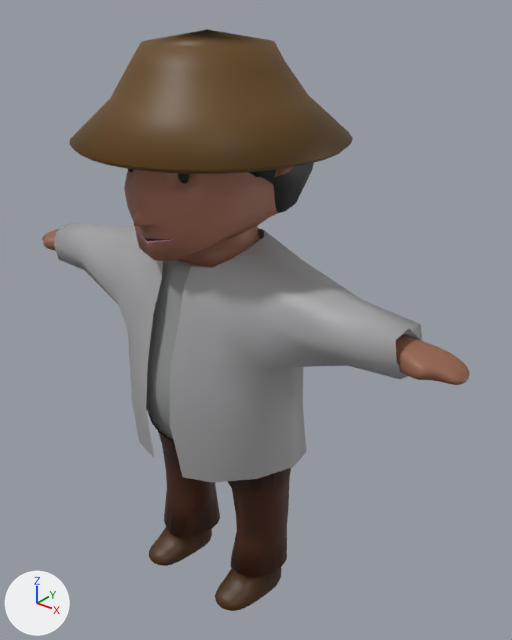
One commit to the Blender file game/characters/player/models/m/mc boy.blend: the scene before it, then after it.
Both versions are drawn from a 50 mm lens placed at (2.5, -2.87, 0.48), pointed at (0.13, 0.1, -1.36). Lighting does not change. The marker at lower left points along +X, +Y and +Z.

In view in the first picture: 'body', 'dress.001', 'hat', 'head'.
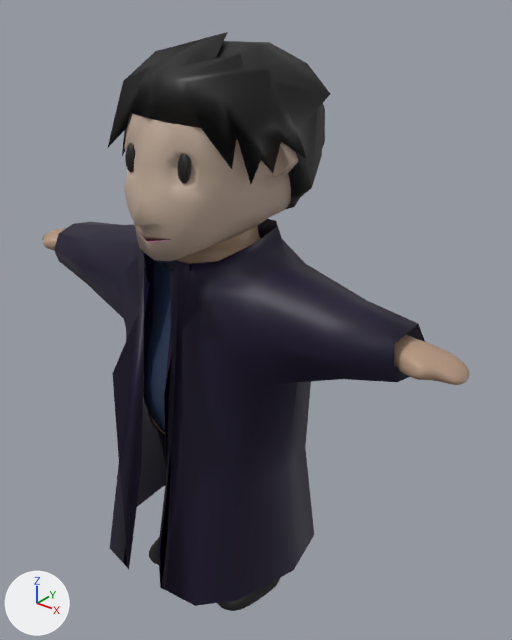
Commit message: delete mc boy1

What differs and where, as boxes [x1, y1, x2, y2] in the pictures (512 x 640 px):
'dress', added: after [54, 219, 425, 606]
'dress.001', deleted: before [54, 224, 422, 482]
'hat', deleted (brown): before [70, 29, 353, 213]
    faces in mat_material_001 (brown #64440e): [70, 29, 353, 174]
    faces in mat_hair (black #131313): [250, 163, 314, 213]
'body', recoloured: [42, 225, 470, 611] in both
'hair', added (black): after [108, 32, 330, 209]
'head', recoloured: [124, 113, 298, 261] in both

Patch to the scene script:
```diff
--- a/game/characters/player/models/m/mc boy.blend.py
+++ b/game/characters/player/models/m/mc boy.blend.py
@@ mat_skintone_001 @@
 mat_skintone_001 = principled_material('skintone.001')
-mat_skintone_001.base_color = (0.303, 0.125, 0.0719)  # brown #96634c
+mat_skintone_001.base_color = (0.458, 0.306, 0.21)  # beige #b4967e
@@ mat_shirt @@
 mat_shirt = principled_material('shirt')
-mat_shirt.base_color = (0.302, 0.311, 0.311)  # grey #959797
+mat_shirt.base_color = (0.0175, 0.0349, 0.0835)  # dark blue #243452
@@ mat_skintone_002 @@
 mat_skintone_002 = principled_material('skintone.002')
-mat_skintone_002.base_color = (0.359, 0.15, 0.0959)  # brown #a26c57
+mat_skintone_002.base_color = (0.517, 0.393, 0.308)  # beige #bea897
@@ mat_material_003 @@
+mat_material_003 = principled_material('Material.003')
+mat_material_003.base_color = (0.0, 0.0, 0.0)  # black #000000
@@ mat_coat @@
+mat_coat = principled_material('coat')
+mat_coat.base_color = (0.00658, 0.00165, 0.0254)  # dark purple #13052c
@@ me_cube_009 @@
+me_cube_009.from_pydata(...)  # 136 vertices, 124 faces; spans x -0.81..0.91, y -0.77..1.03, z -2.05..-0.35
+me_cube_009.polygons.foreach_set('use_smooth', [True] * 124)
+me_cube_009.materials.append(mat_material_003)  # black #000000
@@ me_cube_002 @@
+me_cube_002.from_pydata(...)  # 185 vertices, 149 faces; spans x -3.7..3.8, y -2.08..1.71, z -4.91..1.56
+me_cube_002.polygons.foreach_set('use_smooth', [True] * 149)
+me_cube_002.materials.append(mat_coat)  # dark purple #13052c
@@ ob_dress_001 @@
-ob_dress_001 = bpy.data.objects.new('dress.001', me_cube_003)
-ob_dress_001.location = (-0.023, -0.14, -1.465)
-ob_dress_001.scale = (0.561, 0.561, 0.561)
@@ ob_hat @@
-ob_hat = bpy.data.objects.new('hat', me_circle)
-ob_hat.location = (-0.03, -0.068, -0.301)
-ob_hat.scale = (0.703, 0.703, 0.703)
@@ ob_hair @@
+ob_hair = bpy.data.objects.new('hair', me_cube_009)
+ob_hair.location = (-0.008, -0.077, 0.427)
+ob_hair.scale = (0.572, 0.572, 0.572)
@@ ob_dress @@
+ob_dress = bpy.data.objects.new('dress', me_cube_002)
+ob_dress.location = (-0.004, -0.111, -1.264)
+ob_dress.scale = (0.332, 0.332, 0.332)
```
